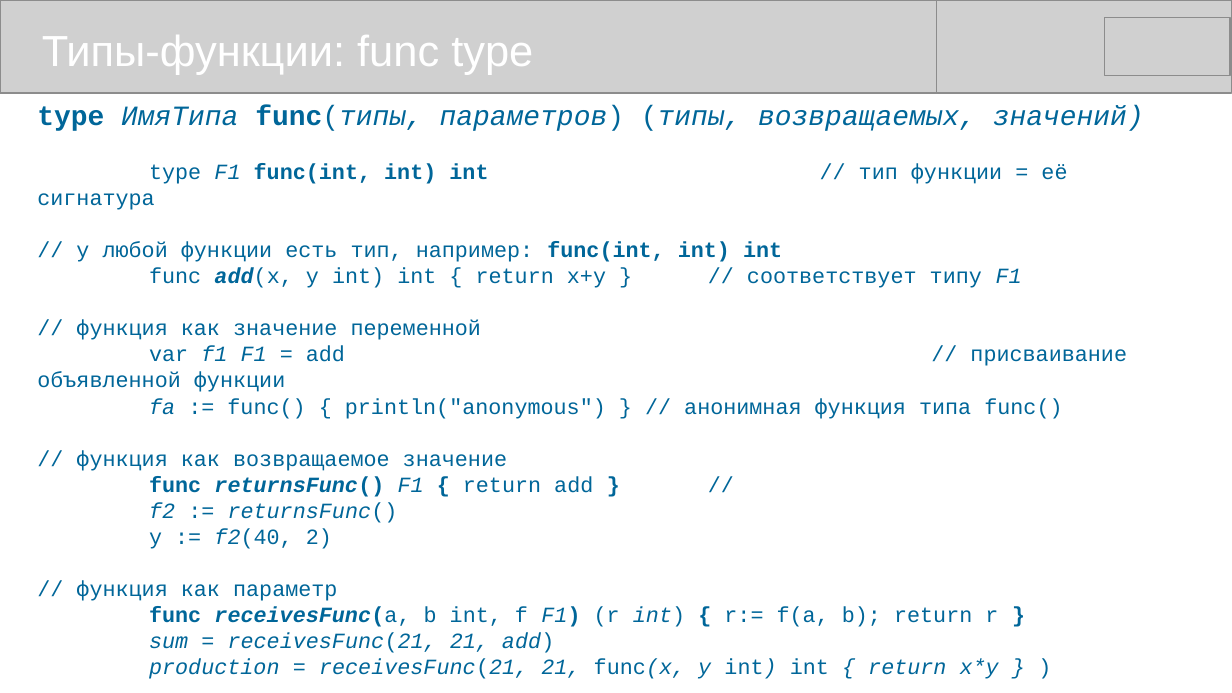
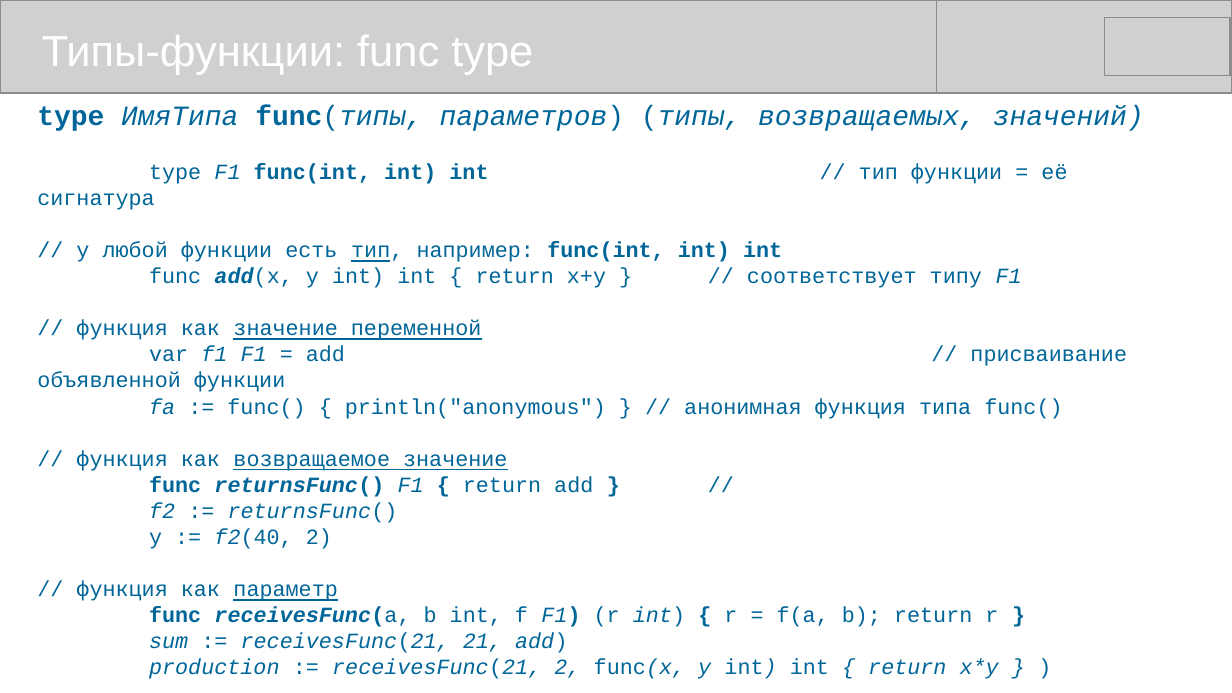
Before and after one commit to mike-shock/Go_language, a slide deck: slide 23 of Go_Preview.odp. Drawn at 1232x693 pixels with LibreOffice and Linux fonts; fonts in the diff are those of the drawing; grey boxes stand for pictures. Boxes give left, top, right and bottom in pixels: in the first picture for what was removed or moved away, otherwise in the second. Text is boxed around its words. In the diff, an @@ line names an element or a change of style, - is before the commit and + after.

```diff
--- a/Go_Preview.odp
+++ b/Go_Preview.odp
@@ text at bbox=[76, 241, 782, 601]: underline on in "тип,", "значение переменной", "возвращаемое значение", "параметр" and 1 more places @@
@@ text at bbox=[149, 607, 999, 679]: text changed @@
-func receivesFunc(a, b int, f F1) (r int) { r:= f(a, b); return r }
-sum = receivesFunc(21, 21, add)
-production = receivesFunc(21, 21, func(x, y int) int { return x*y } )
+func receivesFunc(a, b int, f F1) (r int) { r = f(a, b); return r }
+sum := receivesFunc(21, 21, add)
+production := receivesFunc(21, 2, func(x, y int) int { return x*y } )
```
Also in this commit, not shown: 17 other slides changed, 7 other files.
